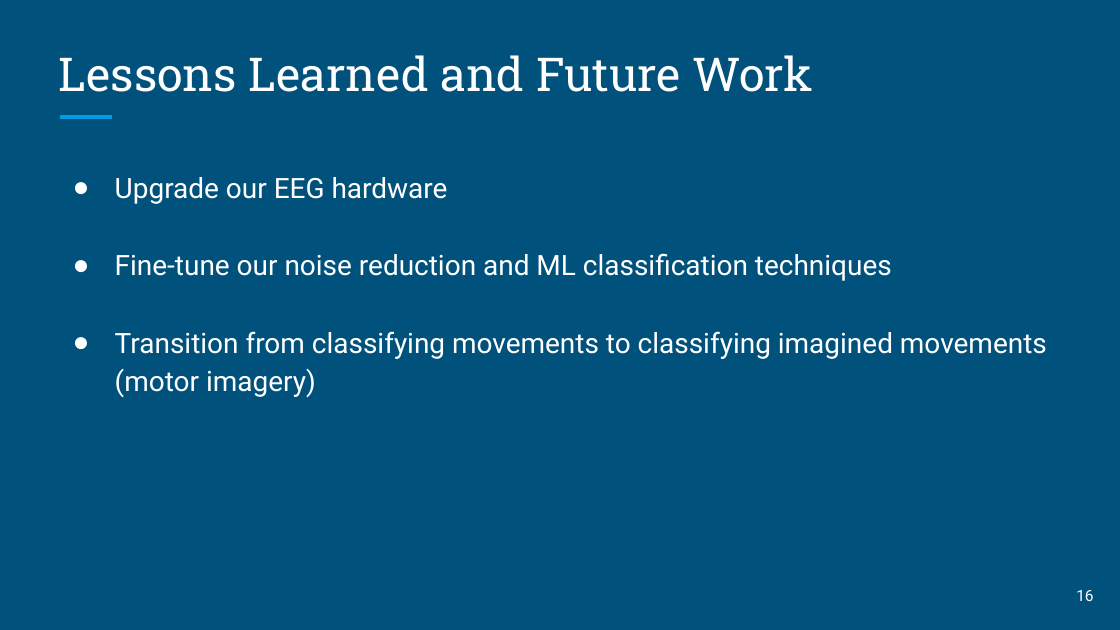
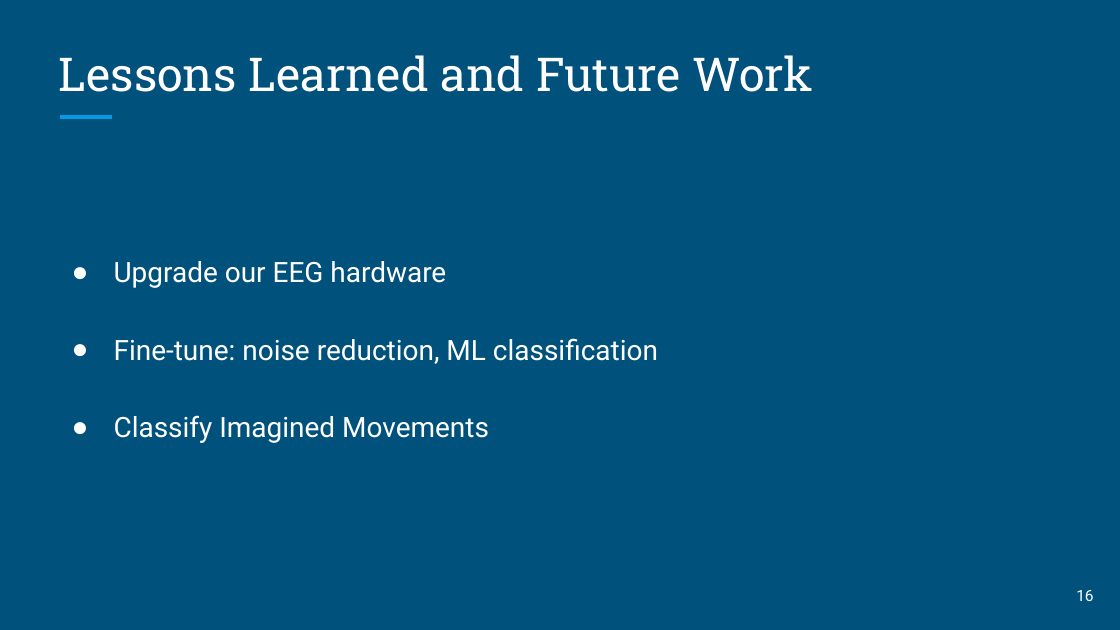
Before and after one commit to knotekbr/cs475_capstone, a slide deck: slide 16 of MindGames Final Presentation (1).pptx. Drawn at 1120x630 pixels with LibreOffice and Linux fonts; fonts in the diff are those of the drawing. Boxes give left, top, right and bottom in pixels: in the first picture for what was removed or moved away, otherwise in the second. Text is boxed around its words. In the diff, an @@ line names an element or a change of style, - is before the commit and + after.

Commit message:
UpdatedFinalPresentation

```diff
--- a/MindGames Final Presentation (1).pptx
+++ b/MindGames Final Presentation (1).pptx
@@ text "Upgrade our EEG hardware": place and size @@
-text "Upgrade our EEG hardware" at (115,177,1047,397)
+text "Upgrade our EEG hardware" at (114,261,658,443)
@@ text at (114,338,658,443): text changed @@
-● Fine-tune our noise reduction and ML classification techniques
-● Transition from classifying movements to classifying imagined movements (motor imagery)
+● Fine-tune: noise reduction, ML classification
+● Classify Imagined Movements
```
Also in this commit, not shown: 6 other slides changed, 2 other files.
